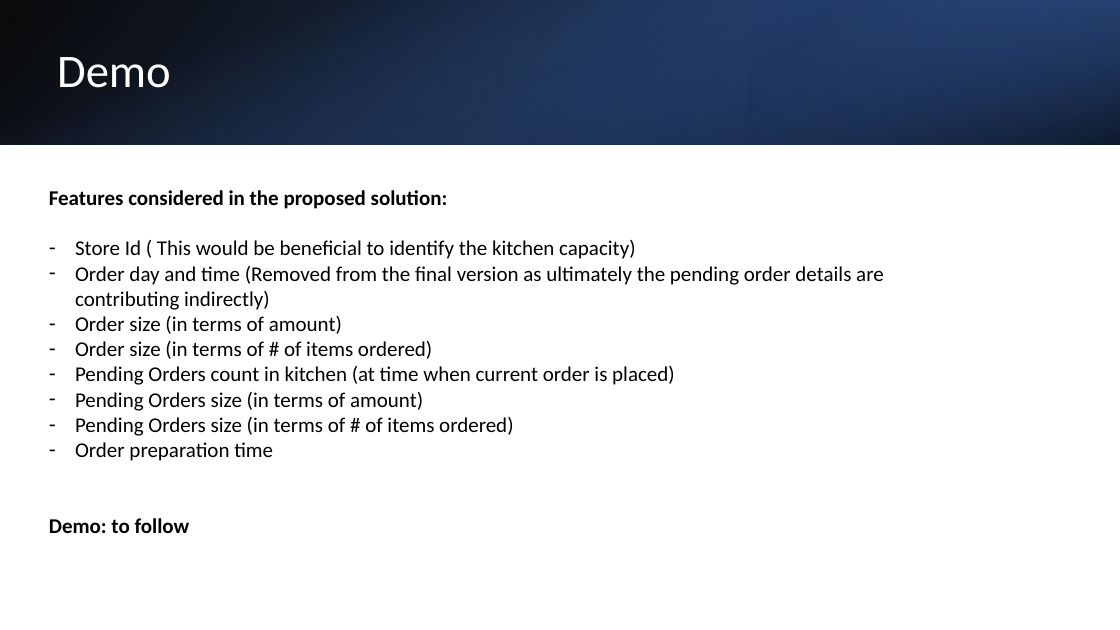
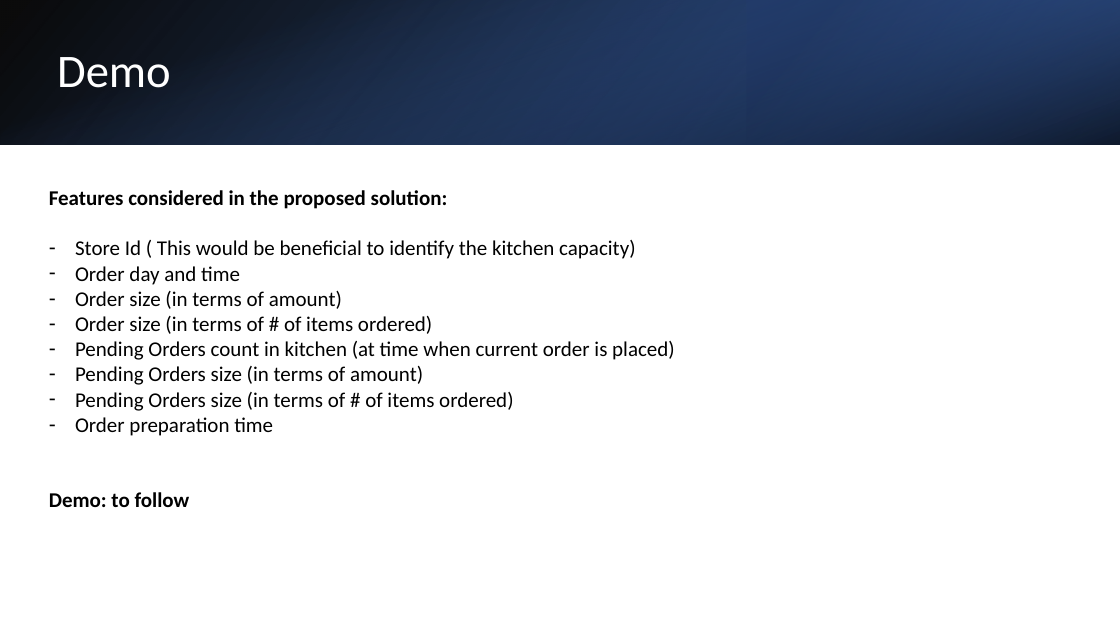
Before and after one commit to sourabh-dogra-par/par-hackathon-2023, a slide deck: slide 4 of Hackathon2023-AI-Chauffeurs.pptx. Drawn at 1120x630 pixels with LibreOffice and Linux fonts; fonts in the diff are those of the drawing. Boxes give left, top, right and bottom in pixels: in the first picture for what was removed or moved away, otherwise in the second. Text is boxed around its words. In the diff, an @@ line names an element or a change of style, - is before the commit and + after.

```diff
--- a/Hackathon2023-AI-Chauffeurs.pptx
+++ b/Hackathon2023-AI-Chauffeurs.pptx
@@ text at (75,266,240,285): text changed @@
-– Order day and time (Removed from the final version as ultimately the pending order details are contributing indirectly)
+– Order day and time
```
Also in this commit, not shown: 2 other slides changed, 3 other files.
